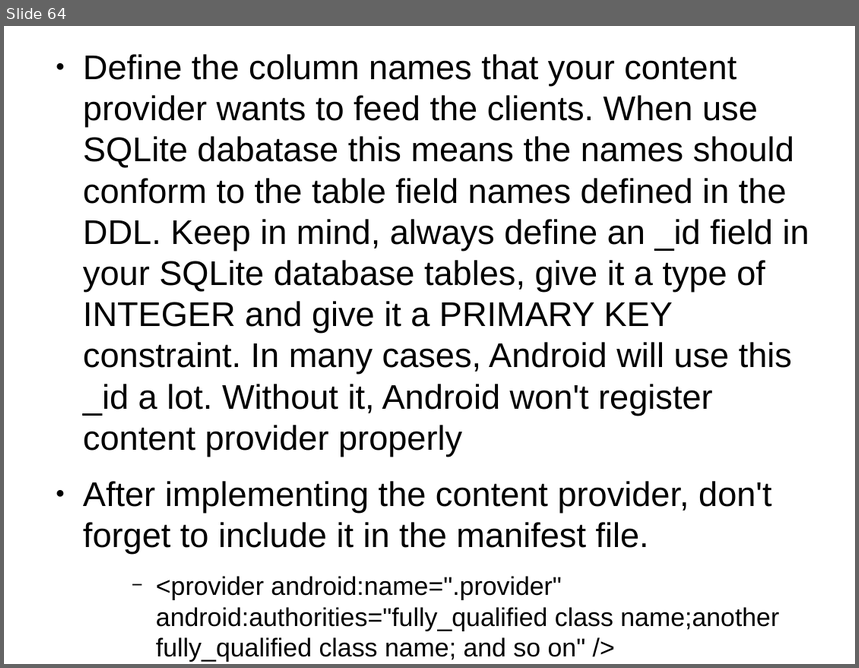
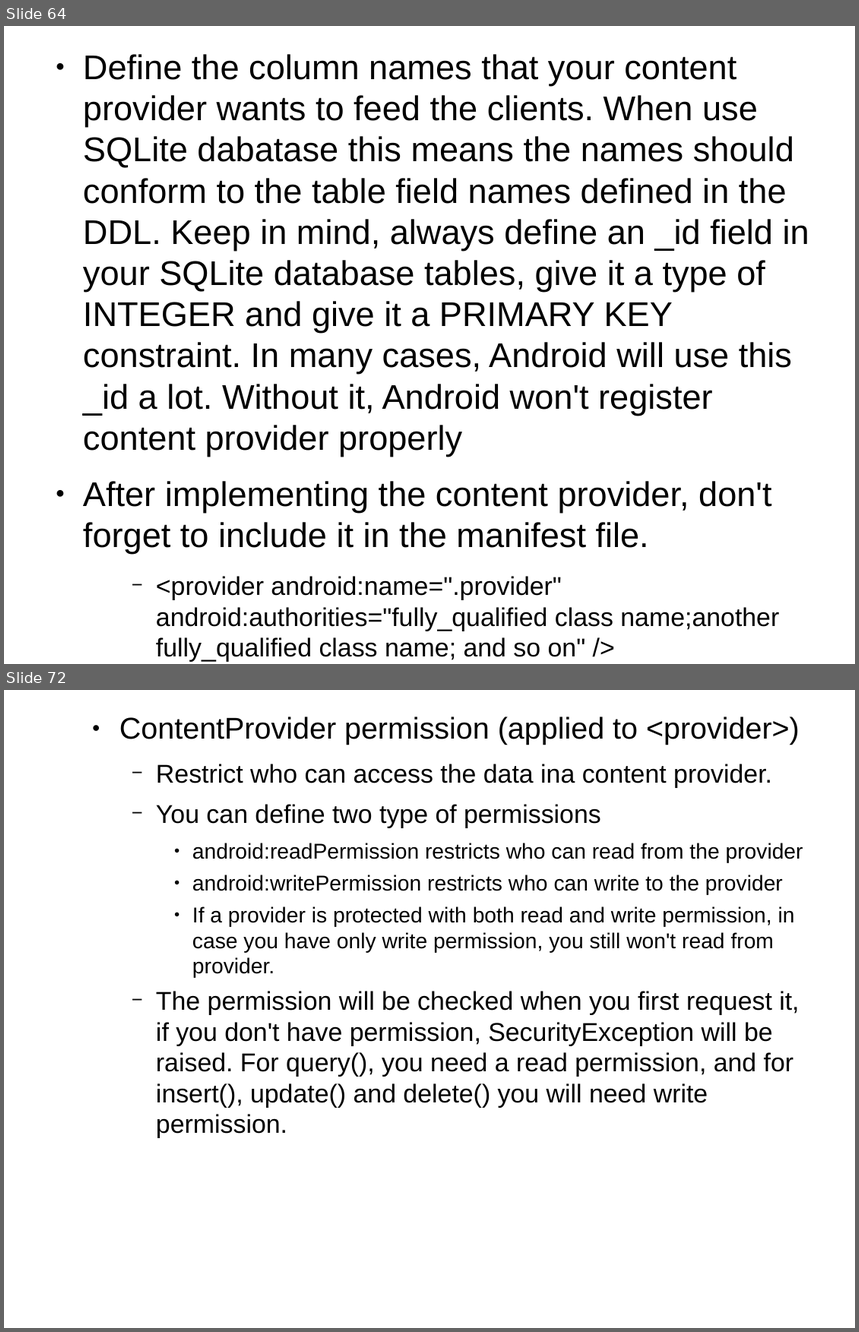
Before and after one commit to thegreatdao/testa, a slide deck: assets/android2.odp. Shown one above the other, each under a label of ours: slide 64 before the commit, slides 64 and 72 after it; the slides between them are not shown. The pictures are 859x668 and 859x1332 pixels, drawn with LibreOffice and Linux fonts; fonts in the diff are those of the drawing. Boxes give left, top, right and bottom in pixels: in the first picture for what was removed or moved away, otherwise in the second. Text is boxed around its words. In the diff, an @@ line names an element or a change of style, - is before the commit and + after.

```diff
--- a/assets/android2.odp
+++ b/assets/android2.odp
@@ slide 72 added at bbox=[4, 690, 855, 1328], background #FFFFFF @@
@@ text added at bbox=[120, 717, 804, 1138], 24 pt, text #000000 @@
+  ● ContentProvider permission (applied to <provider>)
+    − Restrict who can access the data ina content provider.
+    − You can define two type of permissions
+      ● android:readPermission restricts who can read from the provider
+      ● android:writePermission restricts who can write to the provider
+      ● If a provider is protected with both read and write permission, in case you have only write permission, you still won't read from provider.
+    − The permission will be checked when you first request it, if you don't have permission, SecurityException will be raised. For query(), you need a read permission, and for insert(), update() and delete() you will need write permission.
```
Also in this commit, not shown: 7 other slides added.
